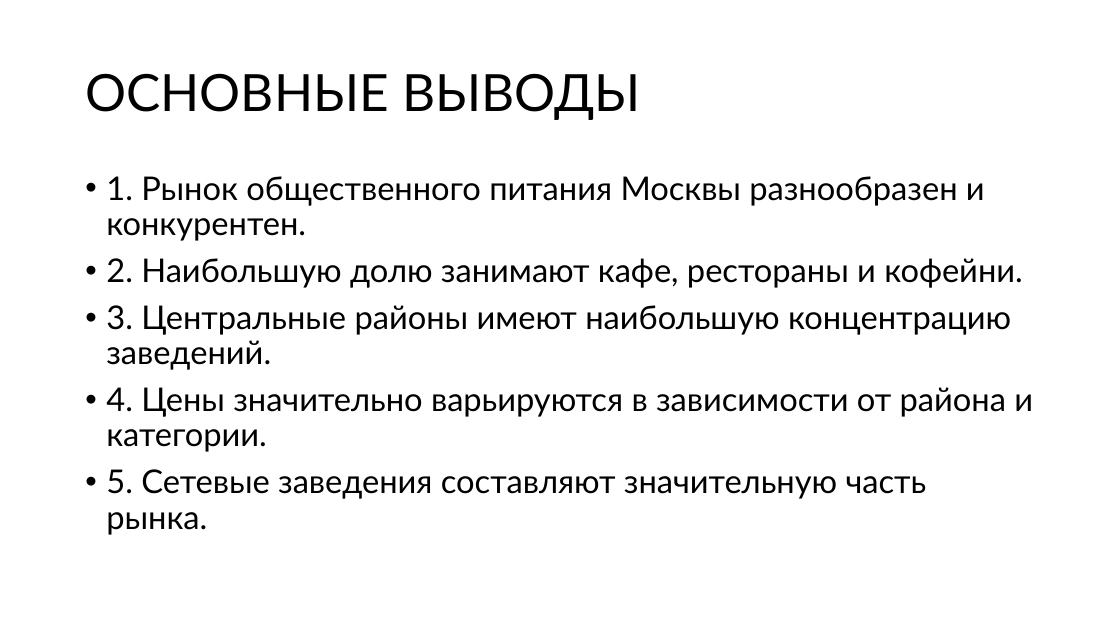
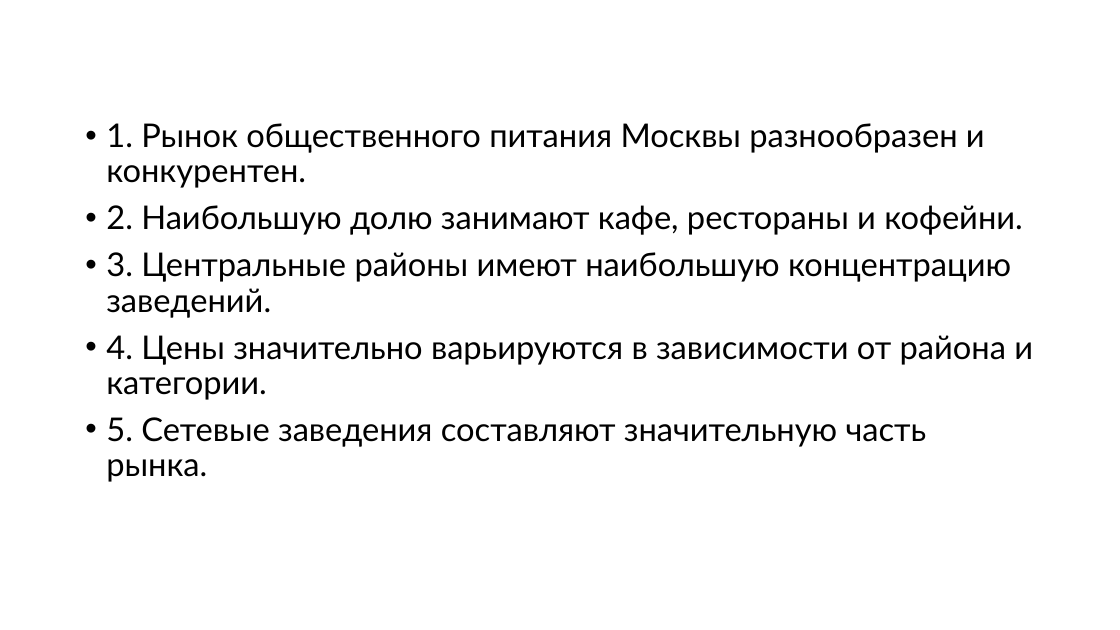
Before and after one commit to PHILIPP111007/masters_degree_Roshchin_M25-555, a slide deck: slide 25 of BI/moscow_places/moscow_places_hw.pptx (slide 11 before the commit). Drawn at 1120x630 pixels with LibreOffice and Linux fonts; fonts in the diff are those of the drawing. Boxes give left, top, right and bottom in pixels: in the first picture for what was removed or moved away, otherwise in the second. Text is boxed around its words. In the diff, an @@ line names an element or a change of style, - is before the commit and + after.

Commit message:
updated presentation

```diff
--- a/BI/moscow_places/moscow_places_hw.pptx
+++ b/BI/moscow_places/moscow_places_hw.pptx
@@ title removed at box(85, 73, 641, 120) @@
-ОСНОВНЫЕ ВЫВОДЫ
@@ text "1. Рынок общественного питания Москвы ...": place and size @@
-text "1. Рынок общественного питания Москвы ..." at box(106, 176, 1033, 535)
+text "1. Рынок общественного питания Москвы ..." at box(106, 123, 1033, 482)
```
Also in this commit, not shown: 1 other slide changed, 15 slides added, 2 other files.
